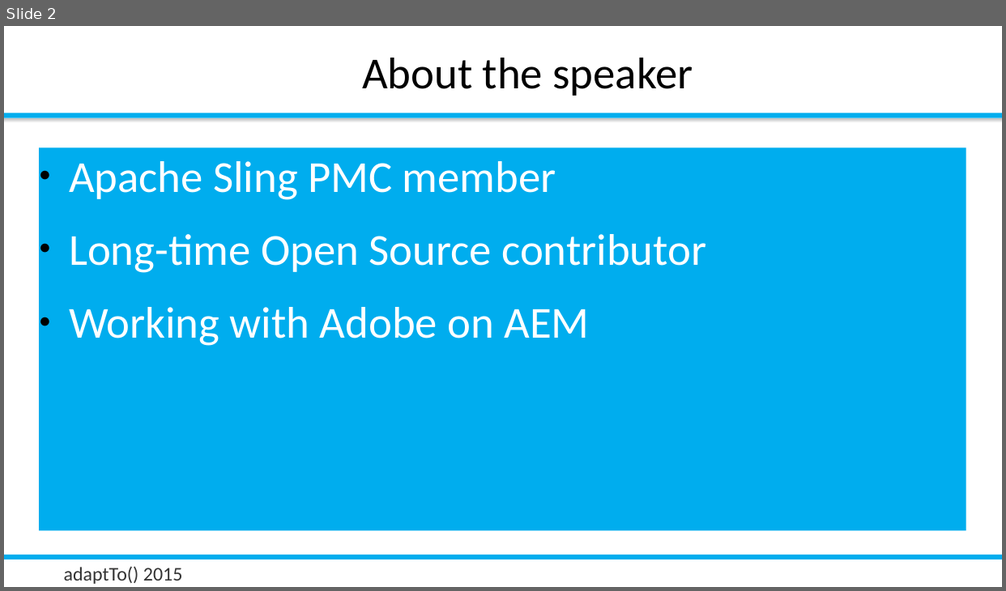
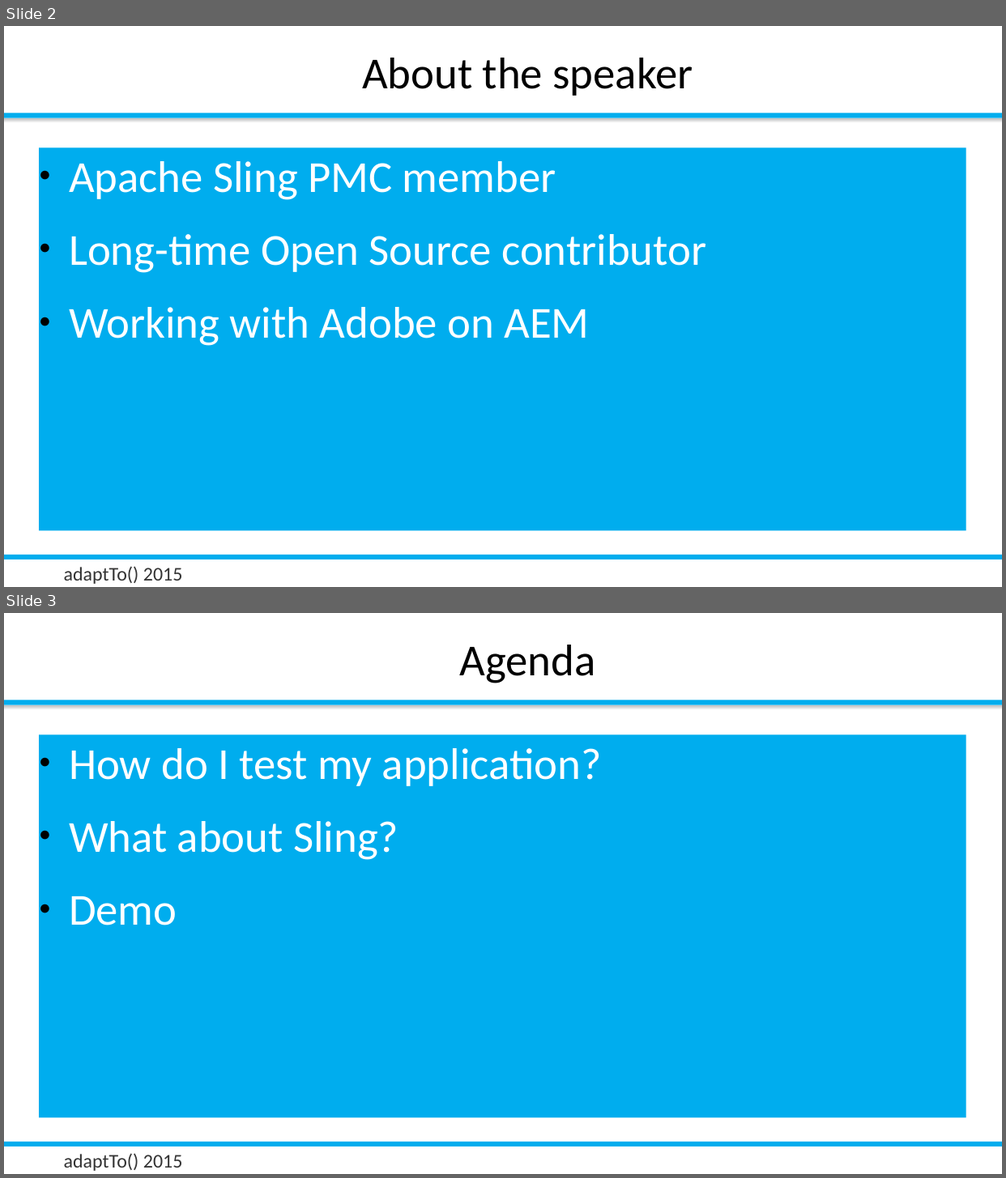
Before and after one commit to rombert/talks, a slide deck: adaptTo2015/How_Do_I_Test_My_Sling_Application-Robert_Munteanu.odp. Shown one above the other, each under a label of ours: slide 2 before the commit, slides 2 and 3 after it. The pictures are 1006x591 and 1006x1178 pixels, drawn with LibreOffice and Linux fonts; fonts in the diff are those of the drawing; background and template pictures are left out. Boxes give left, top, right and bottom in pixels: in the first picture for what was removed or moved away, otherwise in the second. Text is boxed around its words. In the diff, an @@ line names an element or a change of style, - is before the commit and + after.

```diff
--- a/adaptTo2015/How_Do_I_Test_My_Sling_Application-Robert_Munteanu.odp
+++ b/adaptTo2015/How_Do_I_Test_My_Sling_Application-Robert_Munteanu.odp
@@ slide 3 added at box(4, 613, 1002, 1174), background #FFFFFF; not listed: 4 template elements that a slide beside it also shows @@
@@ title added at box(460, 645, 596, 683), 32 pt, text #000000 @@
+Agenda
@@ text added at box(39, 735, 966, 1118), fill #00ADEE, 32 pt, text #FFFFFF @@
+● How do I test my application?
+● What about Sling?
+● Demo
```
Also in this commit, not shown: 1 slide changed, 18 other slides added, 2 slides removed, 10 other files.
